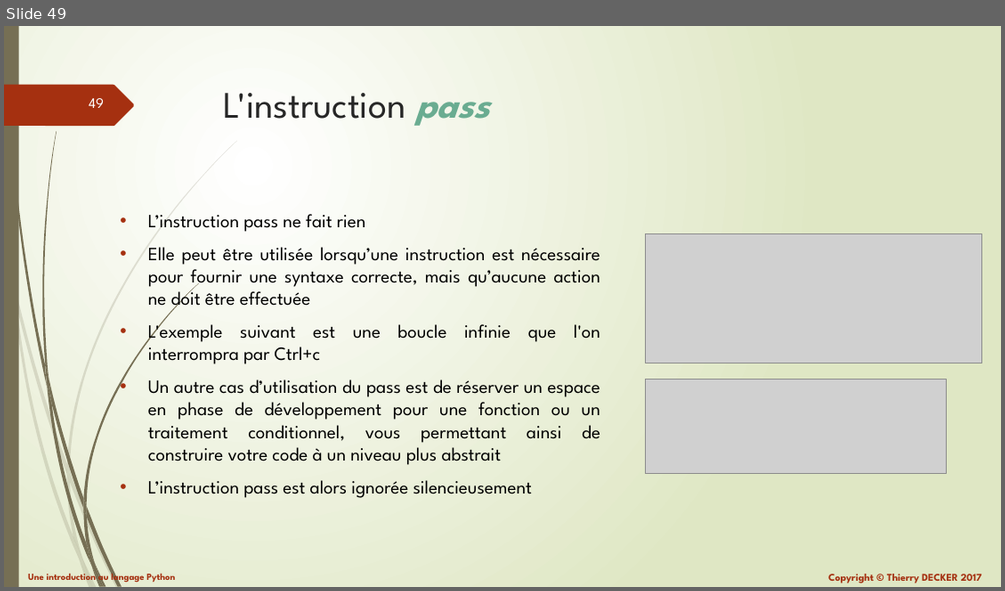
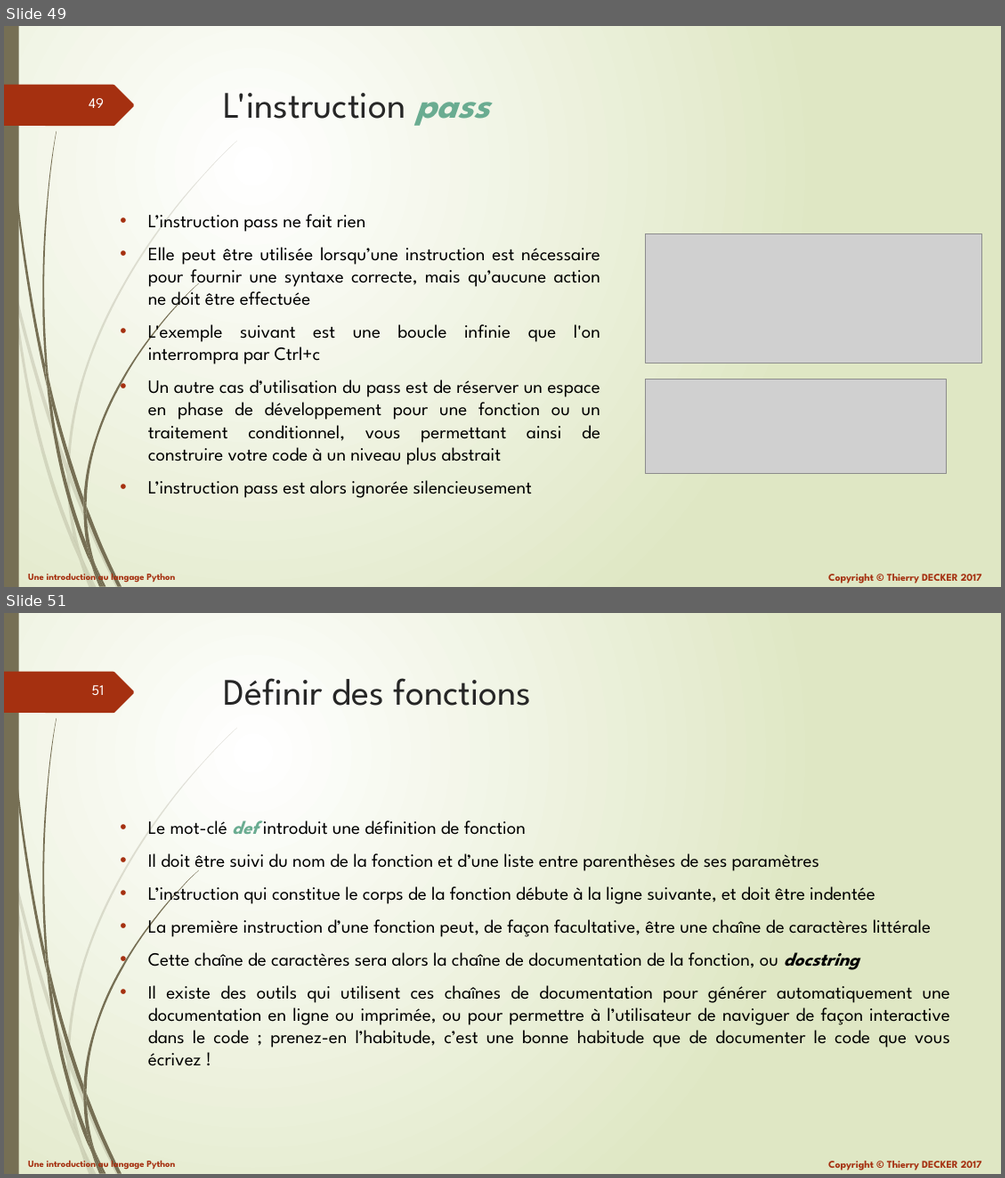
Before and after one commit to VikmanTheRacoon/learning-python, a slide deck: documentations/learning-python.pptx. Shown one above the other, each under a label of ours: slide 49 before the commit, slides 49 and 51 after it; the slides between them are not shown. The pictures are 1005x591 and 1005x1178 pixels, drawn with LibreOffice and Linux fonts; fonts in the diff are those of the drawing; grey boxes stand for pictures. Boxes give left, top, right and bottom in pixels: in the first picture for what was removed or moved away, otherwise in the second. Text is boxed around its words. In the diff, an @@ line names an element or a change of style, - is before the commit and + after.

Commit message:
Updated documentation

```diff
--- a/documentations/learning-python.pptx
+++ b/documentations/learning-python.pptx
@@ slide 51 added at [4,613,1001,1174], background gradient #FFFFFF to #DFE8C4; not listed: 27 template elements that a slide beside it also shows @@
@@ title added at [224,678,532,706], 36 pt, text #262626 @@
+Définir des fonctions
@@ text added at [148,820,950,1066], 18 pt, text #000000 @@
+• Le mot-clé def introduit une définition de fonction
+• Il doit être suivi du nom de la fonction et d’une liste entre parenthèses de ses paramètres
+• L’instruction qui constitue le corps de la fonction débute à la ligne suivante, et doit être indentée
+• La première instruction d’une fonction peut, de façon facultative, être une chaîne de caractères littérale
+• Cette chaîne de caractères sera alors la chaîne de documentation de la fonction, ou docstring
+• Il existe des outils qui utilisent ces chaînes de documentation pour générer automatiquement une documentation en ligne ou imprimée, ou pour permettre à l’utilisateur de naviguer de façon interactive dans le code ; prenez-en l’habitude, c’est une bonne habitude que de documenter le code que vous écrivez !
```
Also in this commit, not shown: 2 slides changed, 15 other slides added, 1 other file.
